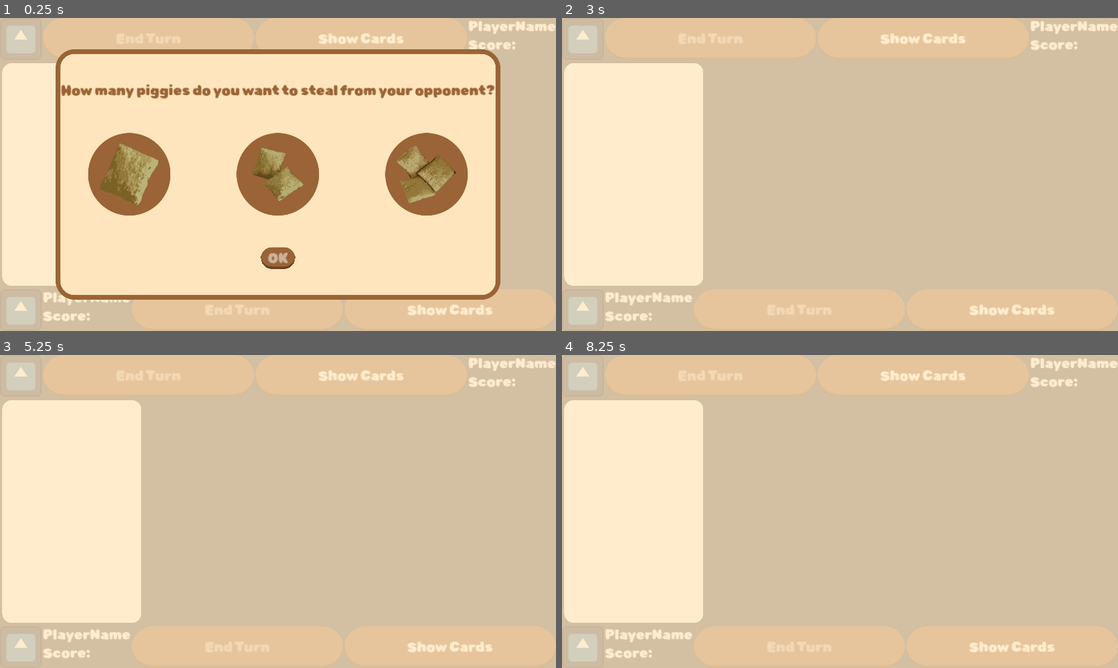
Above: before the commit, frames 1-4 (two rows, left to right).
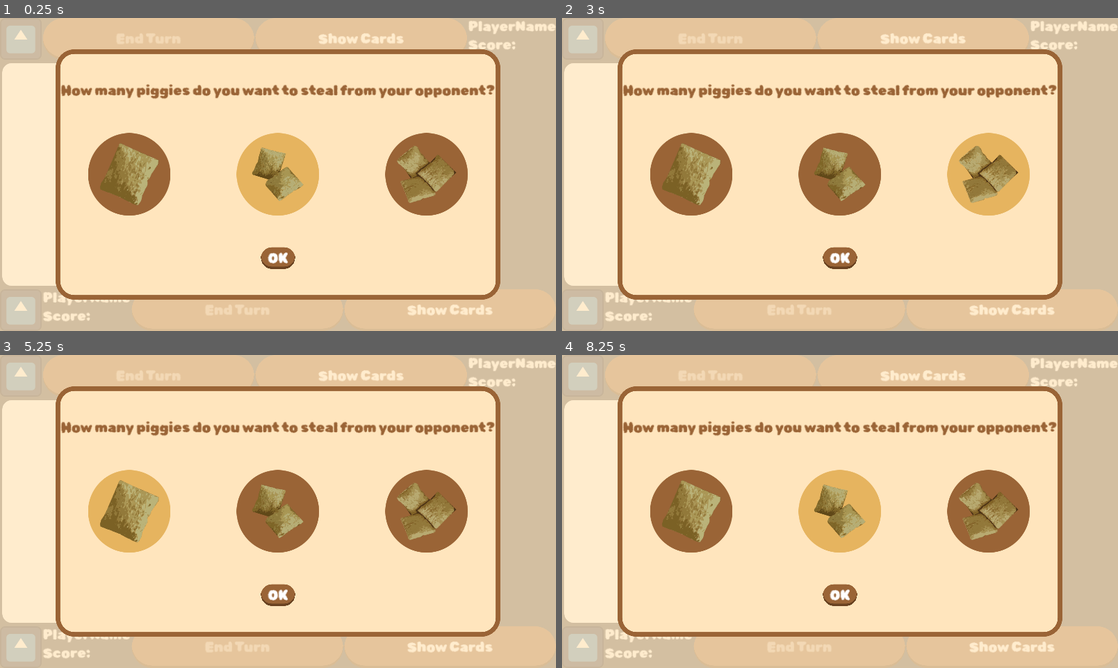
Above: after the commit, the same moments.

Repository: ElQDuck/guinea-piggies
Game: Godot game, scene res://scenes/game.tscn
Same seed, same stepped clock (60 frames per second), same inputs: the game is played once before the commit and once after it. This scene is started directly instead of the project's main scene. The engine's default icon, where the game draws it, is replaced by a stand-in: a white triangle on a blue panel in a dark square.
Inputs (mouse positions are in pixels of both pictures, inside the frame that each line leads up to):
- Up to frame 1 (0.25 s): no input
- Up to frame 2 (3 s): click (689, 174) at 0.5 s; click (840, 174) at 1.25 s; click (990, 174) at 2 s; click "OK" at 2.75 s
- Up to frame 3 (5.25 s): click (278, 596) at 3.5 s, where only the run after the commit has a clickable "OK"; click "Show Cards" at 4.25 s; click (72, 511) at 5 s
- Up to frame 4 (8.25 s): click "Show Cards" at 5.75 s; click (634, 511) at 6.5 s; click (689, 511) at 7.27 s; click (840, 511) at 8.02 s

The runs differ from the first frame. In frame 1, 2.4% of the frame differs, in the area x 42-58%, y 36-79%; in frame 2, 56%; in frame 3, 56%; in frame 4, 56%, in the area x 10-90%, y 10-90%.
Error in both runs: Invalid access to property or key 'primary' on a base object of type 'Dictionary'. (res://scripts/player.gd:44)

Commit message:
feat: add button press event

Diff:
--- /dev/null
+++ b/scenes/dice_selection.gd
@@ -0,0 +1,26 @@
+extends CanvasLayer
+
+@export var box_panel: Panel
+@export var lofty_button_1: TextureButton
+@export var lofty_button_2: TextureButton
+@export var lofty_button_3: TextureButton
+@export var start_wheel_button: Button
+@export var fortune_wheel: Control
+var selected_lofty: int = 2
+
+# Called when the node enters the scene tree for the first time.
+func _ready():
+	lofty_button_1.toggled.connect(_handle_lofty_selection.bind(1))
+	lofty_button_2.toggled.connect(_handle_lofty_selection.bind(2))
+	lofty_button_3.toggled.connect(_handle_lofty_selection.bind(3))
+
+
+# Called every frame. 'delta' is the elapsed time since the previous frame.
+func _process(delta):
+	pass
+
+
+func _handle_lofty_selection(toggled_on: bool, selection: int):
+	if toggled_on:
+		print(selection)
+		selected_lofty = selection
--- a/scenes/game.tscn
+++ b/scenes/game.tscn
@@ -7,7 +7,7 @@
 [ext_resource type="Texture2D" uid="uid://b5fwknhuot5gb" path="res://assets/icon.svg" id="4_qaxsu"]
 [ext_resource type="Texture2D" uid="uid://cjblj0v0n8pni" path="res://assets/cards/card_preset.png" id="5_26hgj"]
 [ext_resource type="Script" path="res://scripts/Deck.gd" id="6_sbxb1"]
-[ext_resource type="Script" path="res://scripts/SelectDiceButton.gd" id="7_vttep"]
+[ext_resource type="Script" path="res://scenes/dice_selection.gd" id="8_3oo5e"]
 [ext_resource type="ButtonGroup" uid="uid://37lcotm7gde" path="res://button_groups/lofty_selection_btn_group.tres" id="8_200mg"]
 [ext_resource type="Texture2D" uid="uid://bbq3eyk2q4hq6" path="res://assets/rest/lofty_1.svg" id="8_jqjl3"]
 [ext_resource type="Script" path="res://scripts/NewRoundButton.gd" id="8_vxqrd"]
@@ -20,6 +20,7 @@
 [ext_resource type="Texture2D" uid="uid://76gblt156g3q" path="res://assets/rest/lofty_2_pressed.svg" id="12_3y6em"]
 [ext_resource type="PackedScene" uid="uid://bkpglbq6yv1v0" path="res://scenes/player.tscn" id="12_hmlvb"]
 [ext_resource type="Texture2D" uid="uid://cgnkb35bnn5ha" path="res://assets/rest/lofty_3_pressed.svg" id="14_ec826"]
+[ext_resource type="PackedScene" uid="uid://dfwqqpqavplgh" path="res://scenes/fortune_wheel.tscn" id="17_yrr48"]
 
 [sub_resource type="StyleBoxFlat" id="StyleBoxFlat_bkh57"]
 bg_color = Color(1, 0.898039, 0.741176, 0.752941)
@@ -144,7 +145,14 @@
 size_flags_horizontal = 3
 text = "Show Cards"
 
-[node name="DiceSelectionUi" type="CanvasLayer" parent="."]
+[node name="DiceSelectionUi" type="CanvasLayer" parent="." node_paths=PackedStringArray("box_panel", "lofty_button_1", "lofty_button_2", "lofty_button_3", "start_wheel_button", "fortune_wheel")]
+script = ExtResource("8_3oo5e")
+box_panel = NodePath("Panel2")
+lofty_button_1 = NodePath("Panel2/VBoxContainer/HBoxContainer/1")
+lofty_button_2 = NodePath("Panel2/VBoxContainer/HBoxContainer/2")
+lofty_button_3 = NodePath("Panel2/VBoxContainer/HBoxContainer/3")
+start_wheel_button = NodePath("Panel2/VBoxContainer/Button")
+fortune_wheel = NodePath("Panel2/FortuneWheel")
 
 [node name="Panel" type="Panel" parent="DiceSelectionUi"]
 anchors_preset = 15
@@ -199,6 +207,7 @@
 layout_mode = 2
 size_flags_horizontal = 3
 toggle_mode = true
+button_pressed = true
 button_group = ExtResource("8_200mg")
 texture_normal = ExtResource("9_2rlq8")
 texture_pressed = ExtResource("12_3y6em")
@@ -218,7 +227,10 @@
 size_flags_horizontal = 4
 size_flags_vertical = 6
 text = "BUTTON_SPINN_WHEEL"
-script = ExtResource("7_vttep")
+
+[node name="FortuneWheel" parent="DiceSelectionUi/Panel2" instance=ExtResource("17_yrr48")]
+visible = false
+layout_mode = 1
 
 [node name="RoundEndUi" type="CanvasLayer" parent="."]
 visible = false
@@ -379,10 +391,6 @@
 [connection signal="pressed" from="TableUi/VBoxContainer/Cards/MarginContainer/Deck" to="TableUi/VBoxContainer/Cards/MarginContainer/Deck" method="_on_pressed"]
 [connection signal="pressed" from="TableUi/VBoxContainer/Player2/EndTurn" to="Player2" method="_on_end_turn_pressed"]
 [connection signal="pressed" from="TableUi/VBoxContainer/Player2/ShowCards" to="Player2" method="_on_show_cards_pressed"]
-[connection signal="toggled" from="DiceSelectionUi/Panel2/VBoxContainer/HBoxContainer/1" to="DiceSelectionUi/Panel2/VBoxContainer/Button" method="_on__toggled_1"]
-[connection signal="toggled" from="DiceSelectionUi/Panel2/VBoxContainer/HBoxContainer/2" to="DiceSelectionUi/Panel2/VBoxContainer/Button" method="_on__toggled_2"]
-[connection signal="toggled" from="DiceSelectionUi/Panel2/VBoxContainer/HBoxContainer/3" to="DiceSelectionUi/Panel2/VBoxContainer/Button" method="_on__toggled_3"]
-[connection signal="pressed" from="DiceSelectionUi/Panel2/VBoxContainer/Button" to="DiceSelectionUi/Panel2/VBoxContainer/Button" method="_on_self_pressed"]
 [connection signal="pressed" from="RoundEndUi/VBoxContainer/NewRoundButton" to="RoundEndUi/VBoxContainer/NewRoundButton" method="_on_pressed"]
 [connection signal="pressed" from="GameEndUi/VBoxContainer/NewGameButton" to="GameEndUi/VBoxContainer/NewGameButton" method="_on_pressed"]
 [connection signal="card_drawn_from_deck" from="CanvasLayer/Table/Cards/DeckArea/MarginContainer/Deck" to="Table" method="_card_drawn_from_deck"]
Not shown: 1 places in scenes/game.tscn that only renumber resources
